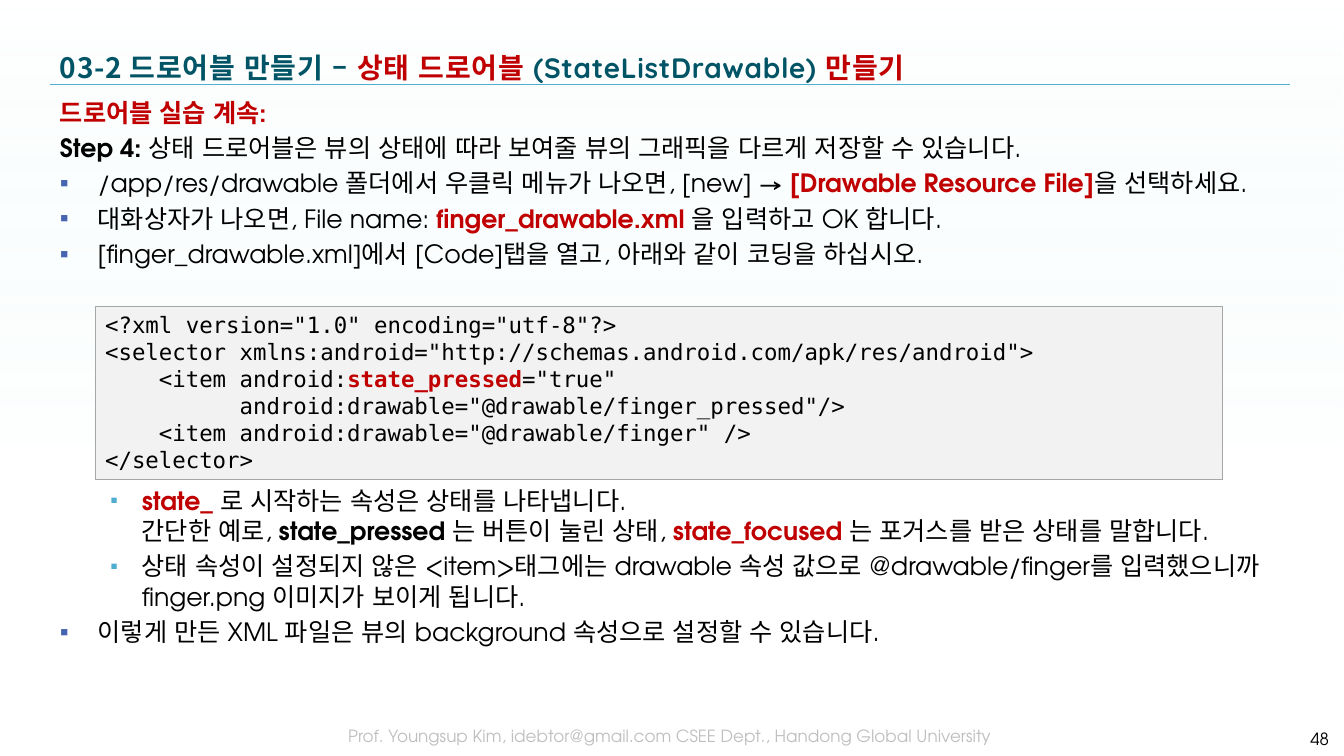
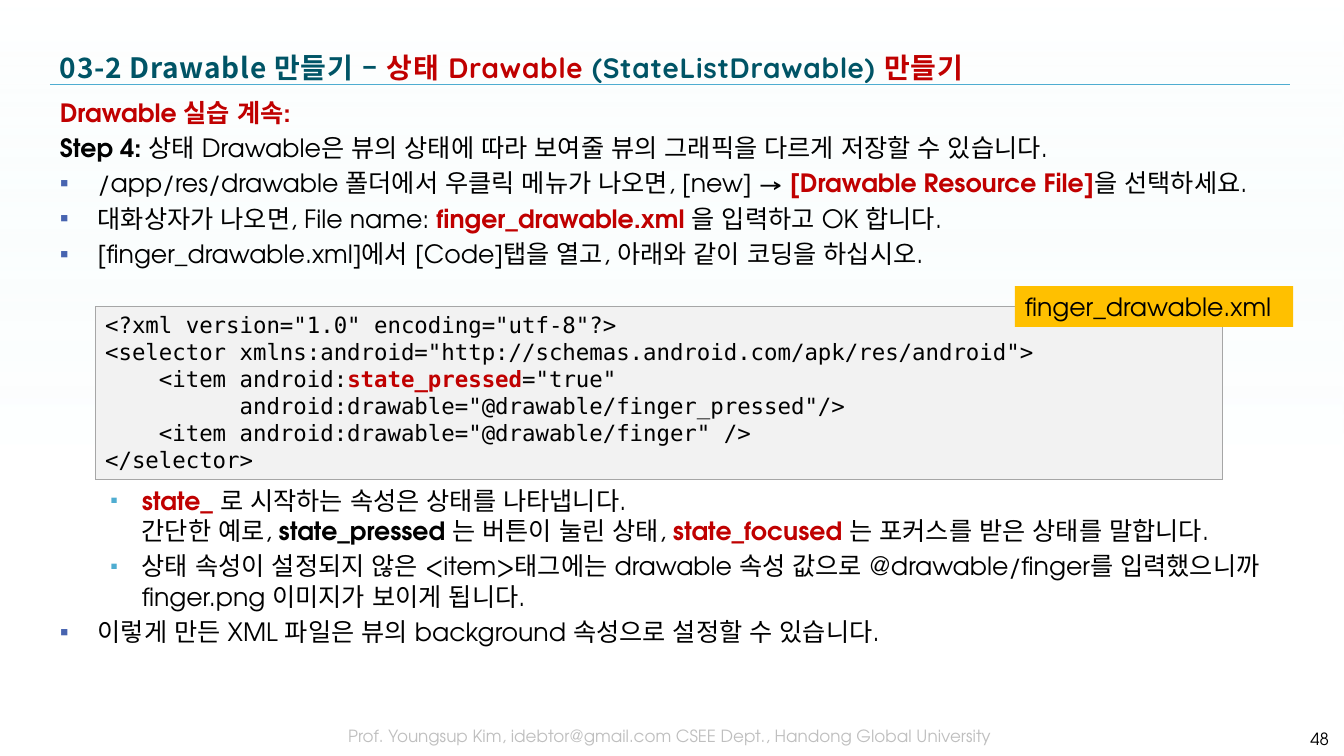
Before and after one commit to tae7841/HuStarAS, a slide deck: slide 48 of ppts/03Widget.pptx. Drawn at 1344x756 pixels with LibreOffice and Linux fonts; fonts in the diff are those of the drawing; background and template pictures are left out. Boxes give left, top, right and bottom in pixels: in the first picture for what was removed or moved away, otherwise in the second. Text is boxed around its words. In the diff, an @@ line names an element or a change of style, - is before the commit and + after.

```diff
--- a/ppts/03Widget.pptx
+++ b/ppts/03Widget.pptx
@@ title at (x1=60, y1=54, x2=963, y2=85): text changed @@
-03-2 드로어블 만들기 – 상태 드로어블 (StateListDrawable) 만들기
+03-2 Drawable 만들기 – 상태 Drawable (StateListDrawable) 만들기
@@ text at (x1=60, y1=101, x2=1048, y2=162): text changed @@
-드로어블 실습 계속:
-Step 4: 상태 드로어블은 뷰의 상태에 따라 보여줄 뷰의 그래픽을 다르게 저장할 수 있습니다.
+Drawable 실습 계속:
+Step 4: 상태 Drawable은 뷰의 상태에 따라 보여줄 뷰의 그래픽을 다르게 저장할 수 있습니다.
@@ rectangle added at (x1=1015, y1=286, x2=1294, y2=327), fill #FFC000, 18 pt, text #000000 @@
+finger_drawable.xml
@@ text at (x1=142, y1=489, x2=1209, y2=545): text changed @@
-  ▪ state_ 로 시작하는 속성은 상태를 나타냅니다.
-    간단한 예로, state_pressed 는 버튼이 눌린 상태, state_focused 는 포거스를 받은 상태를 말합니다.
+  ▪ state_ 로 시작하는 속성은 상태를 나타냅니다.
+    간단한 예로, state_pressed 는 버튼이 눌린 상태, state_focused 는 포커스를 받은 상태를 말합니다.
```
Also in this commit, not shown: 21 other slides changed, 3 slides added, 1 slide removed, 3 other files.
